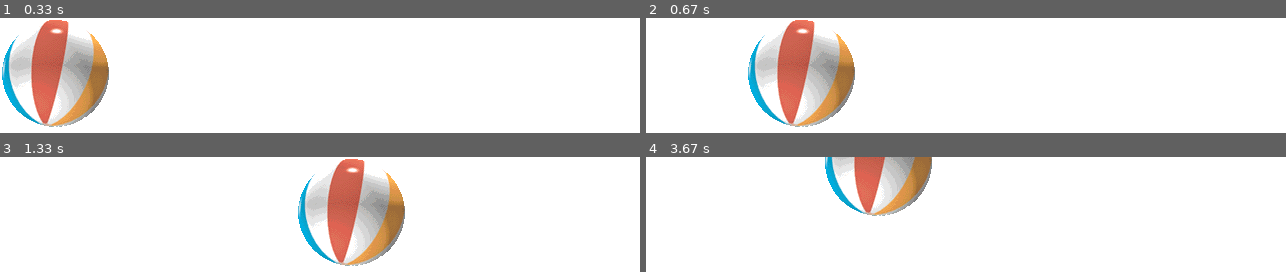
Above: before the commit, frames 1-4 (two rows, left to right).
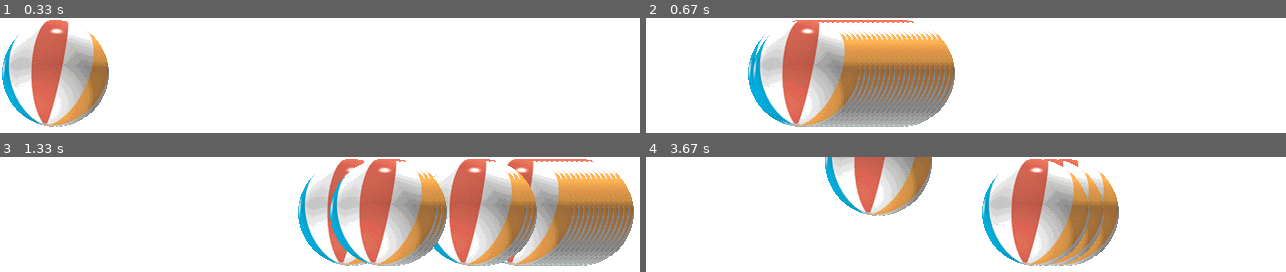
Above: after the commit, the same moments.

Repository: FLT4613/pygame-test
Game: pygame game, started from main.py
Same seed, same stepped clock (60 frames per second), same inputs: the game is played once before the commit and once after it.
Inputs:
- Up to frame 1 (0.33 s): no input
- Up to frame 2 (0.67 s): hold Z from 0.33 s (still down); hold D from 0.33 s (still down)
- Up to frame 3 (1.33 s): release Z at 0.8 s; release D at 0.8 s; hold D 0.83-1.3 s; tap Z at 0.9, 1.2 s
- Up to frame 4 (3.67 s): hold W 1.33-1.63 s; tap Z at 1.4, 2.8, 3.13, 3.43, 3.57 s; hold S 2.73-3.03 s; hold A 3.07-3.47 s; hold W from 3.5 s (still down)

Frame 1 is identical in both runs. In frame 2, 17% of the frame differs, in the area x 16-49%, y 1-95%; in frame 3, 34%, in the area x 51-100%, y 1-95%; in frame 4, 13%.

Commit message:
球を飛ばす

Diff:
--- a/main.py
+++ b/main.py
@@ -23,13 +23,31 @@
         if self.vy < 0.0:
             self.vy = min(self.vy+self.brake, 0)
 
-    def draw(self, screen):
-        screen.blit(self.image, self.rect)
+
+class Bullet(pygame.sprite.Sprite):
+    def __init__(self, start, velocity, speed=5.0):
+        pygame.sprite.Sprite.__init__(self, self.containers)
+        self.image = pygame.image.load("ball.gif")
+        self.rect = self.image.get_rect()
+        self.rect.center = start
+        self.vx = velocity[0]
+        self.vy = velocity[1]
+        self.speed = 5.0
+
+    def update(self):
+        self.rect.move_ip(self.vx, self.vy)
+        if not pygame.Rect(0, 0, 640, 480).contains(self.rect):
+            self.kill()
 
 
 pygame.init()
 screen = pygame.display.set_mode((640, 480))
 player = Player()
+
+group = pygame.sprite.RenderUpdates()
+group.add(player)
+
+Bullet.containers = group
 
 while 1:
     screen.fill((255, 255, 255))
@@ -43,10 +61,13 @@
         player.vy = -player.speed
     if pressed_keys[pygame.K_s]:
         player.vy = player.speed
+    if pressed_keys[pygame.K_z]:
+        Bullet(player.rect.center, (10, 0))
 
-    player.update()
-    player.draw(screen)
+    group.update()
+    group.draw(screen)
     pygame.display.update()
+
     for event in pygame.event.get():
         if event.type == pygame.QUIT:
             sys.exit()
